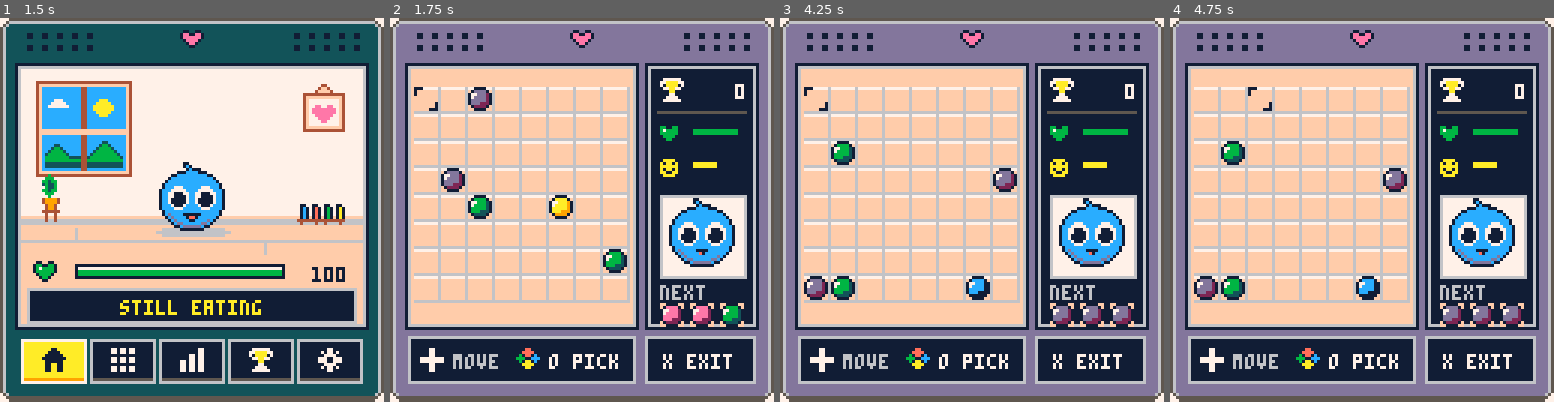
Above: before the commit, frames 1-4 (left to right).
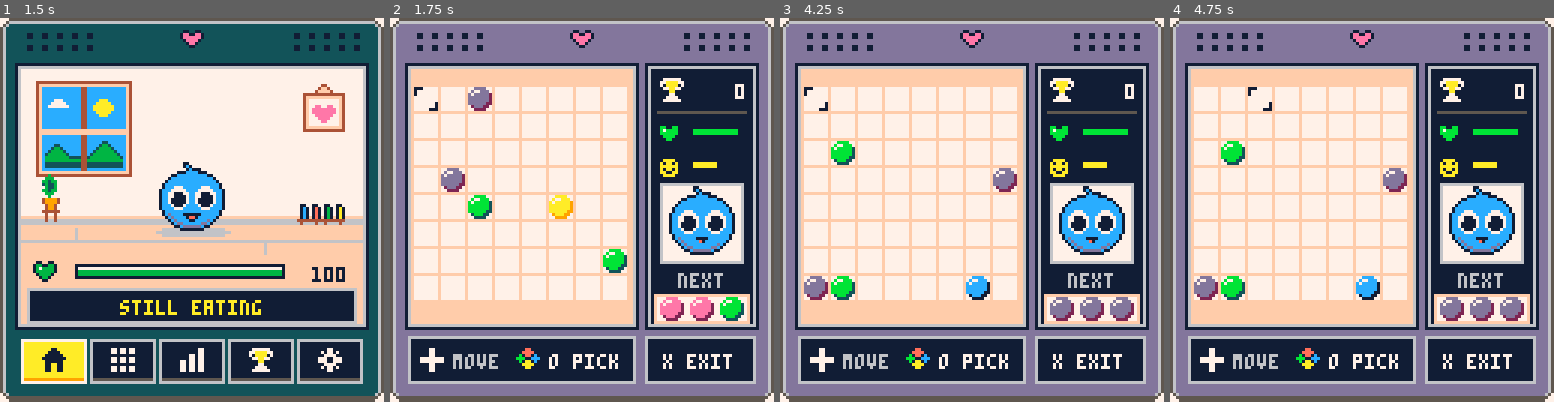
Above: after the commit, the same moments.

Repository: farrukh-mirzazade/LinesGotchi-PICO8
Game: PICO-8 cartridge carts/linesgotchi.p8
Same seed, same stepped clock (60 frames per second), same inputs: the game is played once before the commit and once after it.
Inputs:
- Up to frame 1 (1.5 s): tap X (X key) at 0.33, 1.07 s; tap O (Z key) at 0.7 s
- Up to frame 2 (1.75 s): hold Right from 1.6 s (still down); tap O (Z key) at 1.7 s
- Up to frame 3 (4.25 s): tap X (X key) at 1.85, 2.97, 4.08 s; release Right at 2.1 s; tap O (Z key) every 0.4 s from 2.1 to 4.1 s; hold Up 2.15-2.42 s; hold Right 2.47-3.03 s; hold Left 3.08-3.58 s; hold Down 3.63-3.97 s; hold Right from 4.02 s (still down)
- Up to frame 4 (4.75 s): tap O (Z key) at 4.5 s; release Right at 4.68 s; hold Up from 4.73 s (still down)

Frame 1 is identical in both runs. In frame 2, 35% of the frame differs, in the area x 6-94%, y 17-90%; in frame 3, 34%; in frame 4, 34%.

Commit message:
Align next-ball tray and brighten the five puzzle colours

Diff:
--- a/carts/linesgotchi.p8
+++ b/carts/linesgotchi.p8
@@ -751,16 +751,17 @@
 
 function draw_lines_screen()
  device_bezel(13)
+ -- Restore vivid green for the puzzle without changing the room palette.
+ pal(11,11,1)
  inner_screen(5,15,82,103,15)
  inner_screen(85,15,122,103,1)
  -- Equal 9px cells: 8px interior and one thin shared separator.
- rectfill(ox,oy,ox+71,oy+71,6)
+ rectfill(ox,oy,ox+71,oy+71,15)
  for y=1,bs do
   for x=1,bs do
    local px=ox+(x-1)*cs
    local py=oy+(y-1)*cs
-   rectfill(px,py,px+7,py+7,15)
-   line(px,py,px+7,py,7)
+   rectfill(px,py,px+7,py+7,7)
    local i=idx(x,y)
    if b[i]>0 then
     local by=py
@@ -793,12 +794,14 @@
  draw_bar(100,36,17,4,full(),11)
  spr(81,89,46)
  draw_bar(100,47,17,4,pet.happy,10)
- inner_screen(89,58,119,87,7)
- draw_pet_sprite(92,60,sel>0 and 4 or current_pet_state())
- print("next",90,89,6)
+ inner_screen(89,54,118,82,7)
+ draw_pet_sprite(92,56,sel>0 and 4 or current_pet_state())
+ print("next",96,85,6)
+ -- One shared tray, equal 2px gaps and margins; no contact with the bezel.
+ rectfill(88,92,119,101,15)
+ rectfill(89,93,118,100,7)
  for k=1,3 do
-  rectfill(90+(k-1)*10,95,97+(k-1)*10,102,15)
-  spr(ball_sprs[next_balls[k]],90+(k-1)*10,95)
+  spr(ball_sprs[next_balls[k]],90+(k-1)*10,93)
  end
  if hints_on then
   panel(6,106,81,121,1,6)
@@ -969,14 +972,14 @@
 00000011cddddddc1100000000000011cddddddc1100000000000011cddddddc1100000000000011cddddddc1100000000000011cddddddc1100000000000000
 00000000111111110000000000000000111111110000000000000000111111110000000000000000111111110000000000000000111111110000000000000000
 00000000000000000000000000000000000000000000000000000000000000000000000000000000000000000000000000000000000000000000000000000000
-00111100001111000011110000111100001111000055550000111100777777760aaaaaa000000000000000000000000000000000000000000000000000000000
-01bbbb1001cccc1001eeee1001aaaa1001dddd1005777750018888107ffffff6a000000a00000000000000000000000000000000000000000000000000000000
-177bbb31177ccc11177eee21177aaa91177ddd2157777765177888217ffffff6a000000a00000000000000000000000000000000000000000000000000000000
-17bbbb3117cccc1117eeee2117aaaa9117dddd2157777765178888217ffffff6a000000a00000000000000000000000000000000000000000000000000000000
-1bbbbb311ccccc111eeeee211aaaaa911ddddd2157777765188888217ffffff6a000000a00000000000000000000000000000000000000000000000000000000
-1bbb33311ccc11111eee22211aaa99911ddd222157776665188822217ffffff6a000000a00000000000000000000000000000000000000000000000000000000
-013333100111111001222210019999100122221005666650012222107ffffff6a000000a00000000000000000000000000000000000000000000000000000000
-00111100001111000011110000111100001111000055550000111100666666660aaaaaa000000000000000000000000000000000000000000000000000000000
+00bbbb0000cccc0000eeee0000aaaa0000dddd000077770000888800777777760aaaaaa000000000000000000000000000000000000000000000000000000000
+0b77bbb00c77ccc00e77eee00a77aaa00d77ddd007777770087788807ffffff6a000000a00000000000000000000000000000000000000000000000000000000
+b7bbbbb3c7ccccc1e7eeeee2a7aaaaa9d7ddddd277777776878888827ffffff6a000000a00000000000000000000000000000000000000000000000000000000
+bbbbbbb3ccccccc1eeeeeee2aaaaaaa9ddddddd277777776888888827ffffff6a000000a00000000000000000000000000000000000000000000000000000000
+bbbbbbb3ccccccc1eeeeeee2aaaaaaa9ddddddd277777776888888827ffffff6a000000a00000000000000000000000000000000000000000000000000000000
+bbbbbb33cccccc11eeeeee22aaaaaa99dddddd2277777766888888227ffffff6a000000a00000000000000000000000000000000000000000000000000000000
+03bbb33001ccc11002eee22009aaa99002ddd22006777660028882207ffffff6a000000a00000000000000000000000000000000000000000000000000000000
+00333300001111000022220000999900002222000066660000222200666666660aaaaaa000000000000000000000000000000000000000000000000000000000
 00077000770770770000007707777770000770000007700000088000700000070000000000000000000000000000000000000000000000000000000000000000
 00777700770770770000007777aaaa77070770700007700000888800070000700000000000000000000000000000000000000000000000000000000000000000
 07777770000000000007707770aaaa0700777700000770000b0880c0007007000000000000000000000000000000000000000000000000000000000000000000
Not shown, changed: assets/design/clean_spritesheet_preview.png
Not shown, added: assets/review/lines-polish/five_colours.png
Not shown, added: assets/review/lines-polish/lines.png
Not shown, changed: docs/10_DEVELOPMENT_LOG.md
Not shown, changed: docs/13_NATIVE_VISUAL_PASS.md
Not shown, changed: scripts/build_clean_gfx.py
Not shown, changed: scripts/check_native.py
